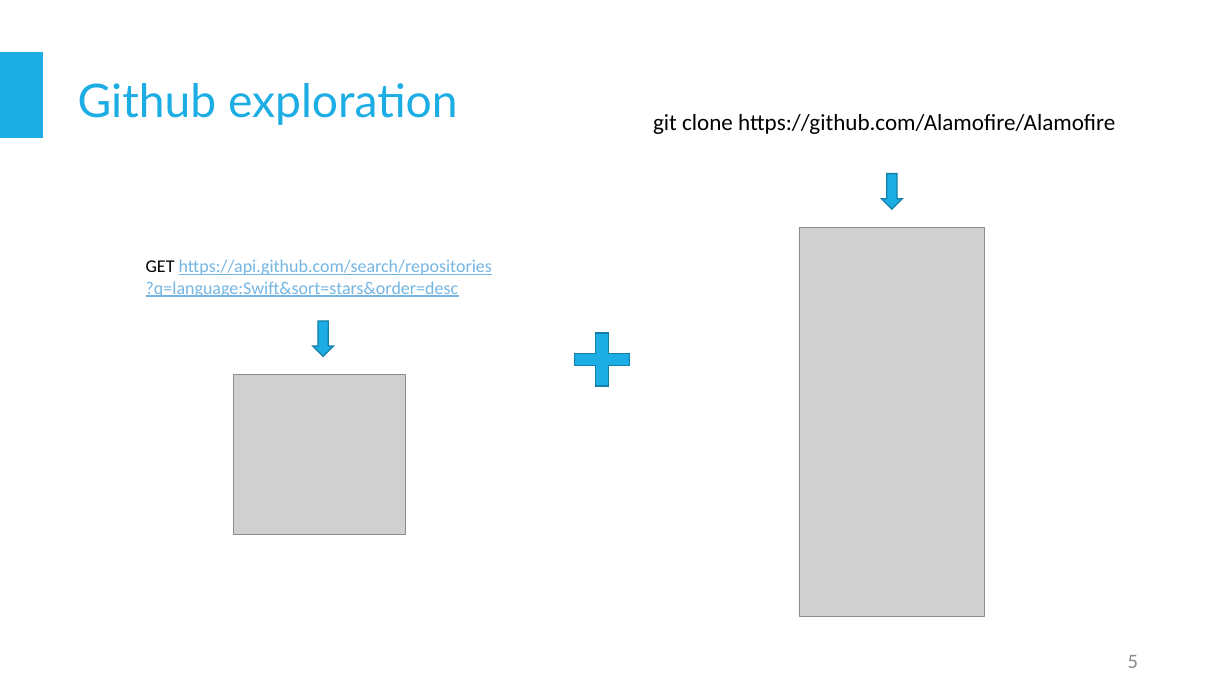
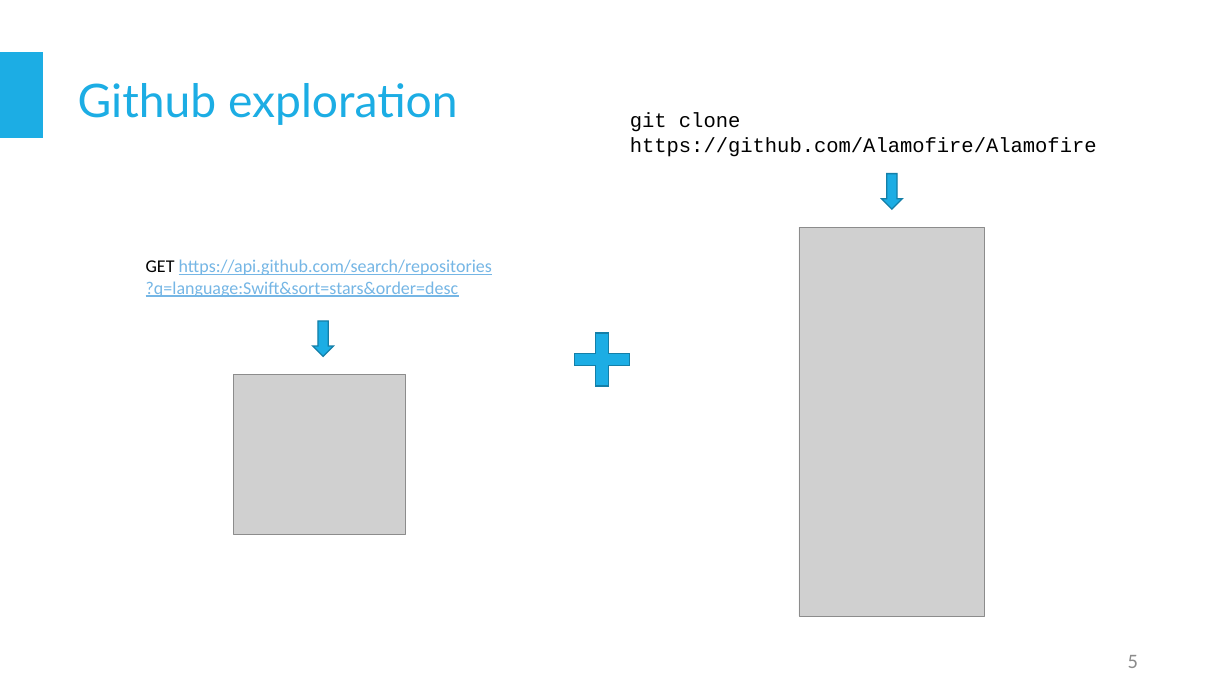
Before and after one commit to staufga0/Pattern-extraction-swift, a slide deck: slide 5 of presentation/Pattern Extraction3.pptx. Drawn at 1232x693 pixels with LibreOffice and Linux fonts; fonts in the diff are those of the drawing; grey boxes stand for pictures. Boxes give left, top, right and bottom in pixels: in the first picture for what was removed or moved away, otherwise in the second. Text is boxed around its words. In the diff, an @@ line names an element or a change of style, - is before the commit and + after.

```diff
--- a/presentation/Pattern Extraction3.pptx
+++ b/presentation/Pattern Extraction3.pptx
@@ text "git clone https://github.com/Alamofire/Alamofire": place and size @@
-text "git clone https://github.com/Alamofire/Alamofire" at bbox=[653, 114, 1115, 134]
+text "git clone https://github.com/Alamofire/Alamofire" at bbox=[630, 113, 1097, 157]
@@ text "git clone https://github.com/Alamofire/Alamofire" at bbox=[630, 113, 1097, 157]: size 18 to 16 pt, font Calibri to Courier New @@
```
Also in this commit, not shown: 1 other slide changed.
